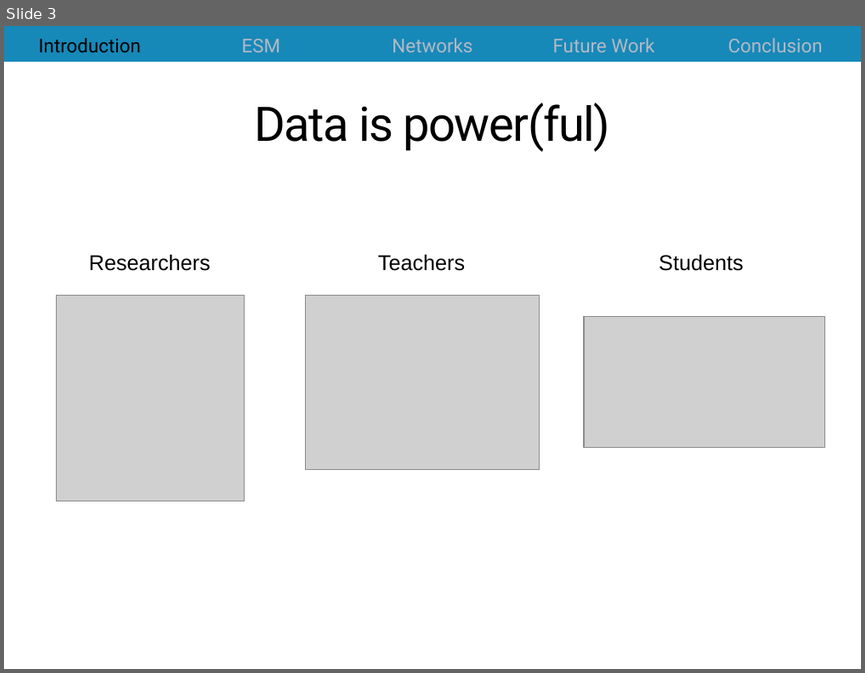
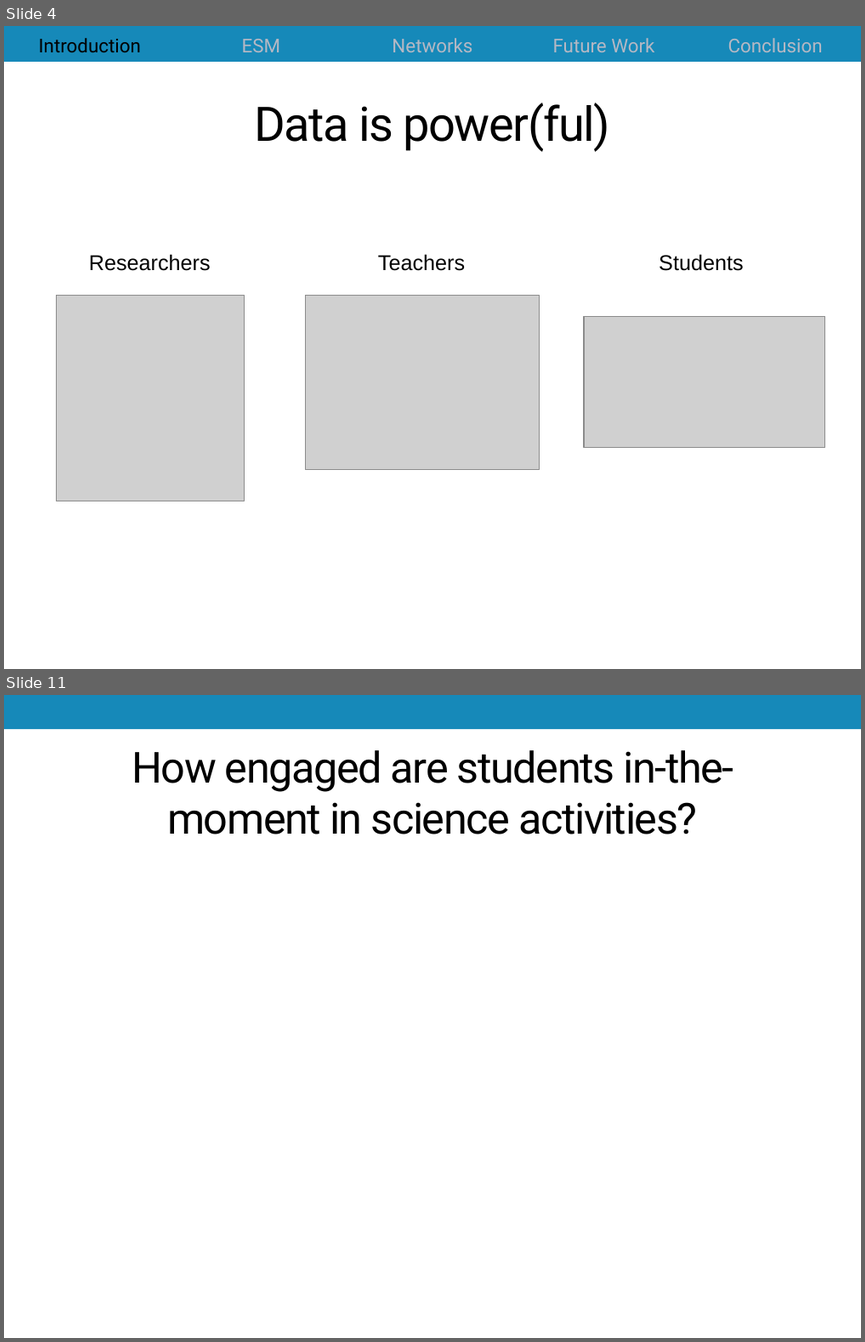
Before and after one commit to jrosen48/job-talk, a slide deck: 2018-1-15-Rosenberg-UT-Knoxville-talk.pptx. Shown one above the other, each under a label of ours: slide 3 before the commit, slides 4 and 11 after it; the slides between them are not shown. The pictures are 865x673 and 865x1342 pixels, drawn with LibreOffice and Linux fonts; fonts in the diff are those of the drawing; grey boxes stand for pictures. Boxes give left, top, right and bottom in pixels: in the first picture for what was removed or moved away, otherwise in the second. Text is boxed around its words. In the diff, an @@ line names an element or a change of style, - is before the commit and + after.

```diff
--- a/2018-1-15-Rosenberg-UT-Knoxville-talk.pptx
+++ b/2018-1-15-Rosenberg-UT-Knoxville-talk.pptx
@@ slide 11 added at [4, 695, 861, 1338], background #FFFFFF; not listed: 1 template element that a slide beside it also shows @@
@@ title added at [132, 750, 734, 834], 36 pt, text #000000 @@
+How engaged are students in-the-moment in science activities?
@@ what was slide 3 is now slide 4 @@
```
Also in this commit, not shown: 2 slides changed, 33 other slides added, 2 slides removed, 1 other file.
